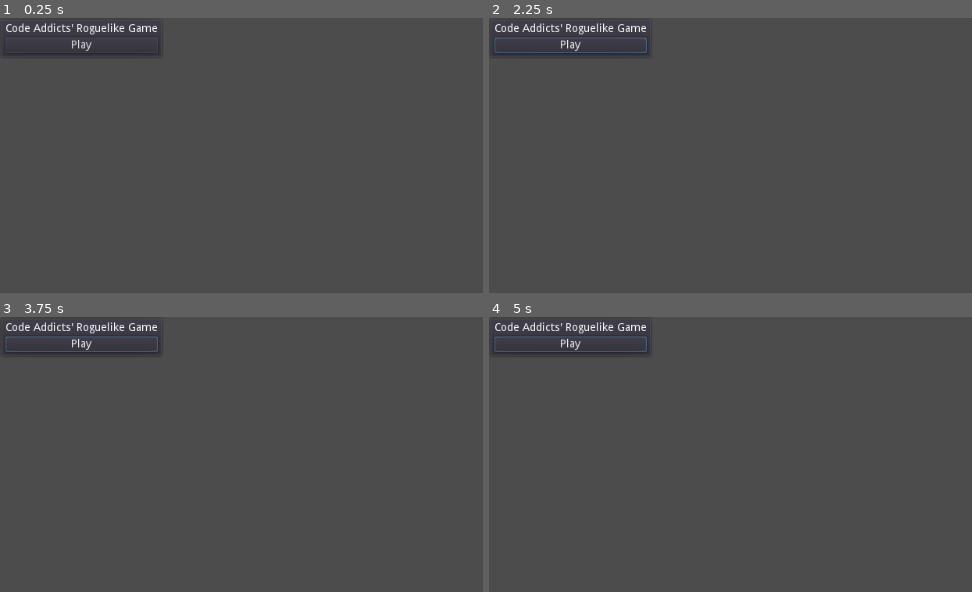
Above: before the commit, frames 1-4 (two rows, left to right).
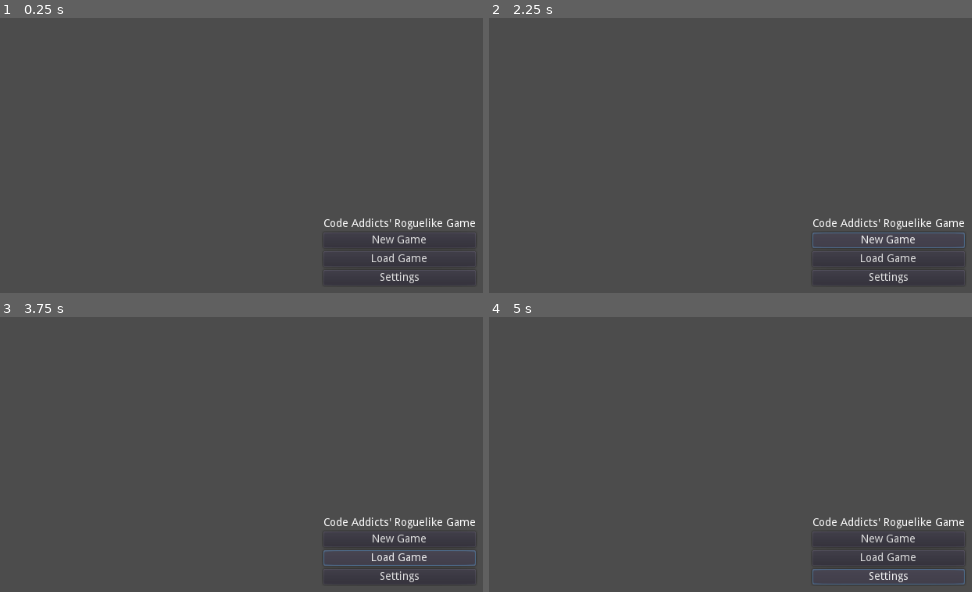
Above: after the commit, the same moments.

Repository: ClementsJR/Roguelike
Game: Godot game, scene res://Scenes/MainMenu.tscn
Two runs of this game, one before a commit and one after it. Both use one fixed random seed, a clock stepped at 60 frames per second and the inputs below. Before the commit the project starts from res://MainMenu.tscn.
Inputs (mouse positions are in pixels of both pictures, inside the frame that each line leads up to):
- Up to frame 1 (0.25 s): no input
- Up to frame 2 (2.25 s): click (571, 45) at 0.5 s, where only the run before the commit has a clickable "Play"; click (571, 45) at 1.25 s, where only the run before the commit has a clickable "Play"; click (889, 240) at 2 s, where only the run after the commit has a clickable "New Game"
- Up to frame 3 (3.75 s): click (400, 539) at 2.75 s, where only the run after the commit has a clickable "New Game"; click (400, 559) at 3.5 s, where only the run after the commit has a clickable "Load Game"
- Up to frame 4 (5 s): click (889, 575) at 4.25 s, where only the run after the commit has a clickable "Settings"

The runs differ from the first frame. In frame 1, 2.1% of the frame differs, in the area x 0-99%, y 1-97%; in frame 2, 2.2%; in frame 3, 2.3%; in frame 4, 2.4%, in the area x 0-99%, y 1-98%.

Commit message:
Restructured folders; Expanded main menu.

Diff:
--- a/MainMenu.tscn
+++ b/Scenes/MainMenu.tscn
@@ -1,19 +1,21 @@
 [gd_scene format=2]
 
-[node name="PanelContainer" type="PanelContainer" index="0"]
+[node name="MarginContainer" type="MarginContainer" index="0"]
 
 anchor_left = 0.0
 anchor_top = 0.0
-anchor_right = 0.0
-anchor_bottom = 0.0
-margin_right = 14.0
-margin_bottom = 14.0
+anchor_right = 1.0
+anchor_bottom = 1.0
 rect_pivot_offset = Vector2( 0, 0 )
 rect_clip_content = false
 mouse_filter = 0
 mouse_default_cursor_shape = 0
 size_flags_horizontal = 1
 size_flags_vertical = 1
+custom_constants/margin_right = 120
+custom_constants/margin_top = 80
+custom_constants/margin_left = 120
+custom_constants/margin_bottom = 80
 
 [node name="CenterContainer" type="CenterContainer" parent="." index="0"]
 
@@ -21,10 +23,10 @@
 anchor_top = 0.0
 anchor_right = 0.0
 anchor_bottom = 0.0
-margin_left = 7.0
-margin_top = 7.0
-margin_right = 202.0
-margin_bottom = 45.0
+margin_left = 120.0
+margin_top = 80.0
+margin_right = 904.0
+margin_bottom = 520.0
 rect_pivot_offset = Vector2( 0, 0 )
 rect_clip_content = false
 mouse_filter = 0
@@ -39,8 +41,10 @@
 anchor_top = 0.0
 anchor_right = 0.0
 anchor_bottom = 0.0
-margin_right = 195.0
-margin_bottom = 38.0
+margin_left = 294.0
+margin_top = 177.0
+margin_right = 489.0
+margin_bottom = 263.0
 rect_pivot_offset = Vector2( 0, 0 )
 rect_clip_content = false
 mouse_filter = 1
@@ -49,7 +53,7 @@
 size_flags_vertical = 1
 alignment = 0
 
-[node name="Label" type="Label" parent="CenterContainer/VBoxContainer" index="0"]
+[node name="Title Label" type="Label" parent="CenterContainer/VBoxContainer" index="0"]
 
 anchor_left = 0.0
 anchor_top = 0.0
@@ -68,7 +72,7 @@
 lines_skipped = 0
 max_lines_visible = -1
 
-[node name="Button" type="Button" parent="CenterContainer/VBoxContainer" index="1"]
+[node name="New Game Btn" type="Button" parent="CenterContainer/VBoxContainer" index="1"]
 
 anchor_left = 0.0
 anchor_top = 0.0
@@ -88,6 +92,54 @@
 enabled_focus_mode = 2
 shortcut = null
 group = null
-text = "Play"
+text = "New Game"
 flat = false
 align = 1
+
+[node name="Load Btn" type="Button" parent="CenterContainer/VBoxContainer" index="2"]
+
+anchor_left = 0.0
+anchor_top = 0.0
+anchor_right = 0.0
+anchor_bottom = 0.0
+margin_top = 42.0
+margin_right = 195.0
+margin_bottom = 62.0
+rect_pivot_offset = Vector2( 0, 0 )
+rect_clip_content = false
+focus_mode = 2
+mouse_filter = 0
+mouse_default_cursor_shape = 0
+size_flags_horizontal = 1
+size_flags_vertical = 1
+toggle_mode = false
+enabled_focus_mode = 2
+shortcut = null
+group = null
+text = "Load Game"
+flat = false
+align = 1
+
+[node name="Settings Btn" type="Button" parent="CenterContainer/VBoxContainer" index="3"]
+
+anchor_left = 0.0
+anchor_top = 0.0
+anchor_right = 0.0
+anchor_bottom = 0.0
+margin_top = 66.0
+margin_right = 195.0
+margin_bottom = 86.0
+rect_pivot_offset = Vector2( 0, 0 )
+rect_clip_content = false
+focus_mode = 2
+mouse_filter = 0
+mouse_default_cursor_shape = 0
+size_flags_horizontal = 1
+size_flags_vertical = 1
+toggle_mode = false
+enabled_focus_mode = 2
+shortcut = null
+group = null
+text = "Settings"
+flat = false
+align = 1
--- a/project.godot
+++ b/project.godot
@@ -11,8 +11,12 @@
 [application]
 
 config/name="Roguelike"
-run/main_scene="res://MainMenu.tscn"
-config/icon="res://icon.png"
+run/main_scene="res://Scenes/MainMenu.tscn"
+config/icon="res://Assets/img/icon.png"
+
+[display]
+
+window/stretch/aspect="keep"
 
 [rendering]
 
Renamed: icon.png -> Assets/img/icon.png
Not shown, changed: Assets/img/icon.png.import
